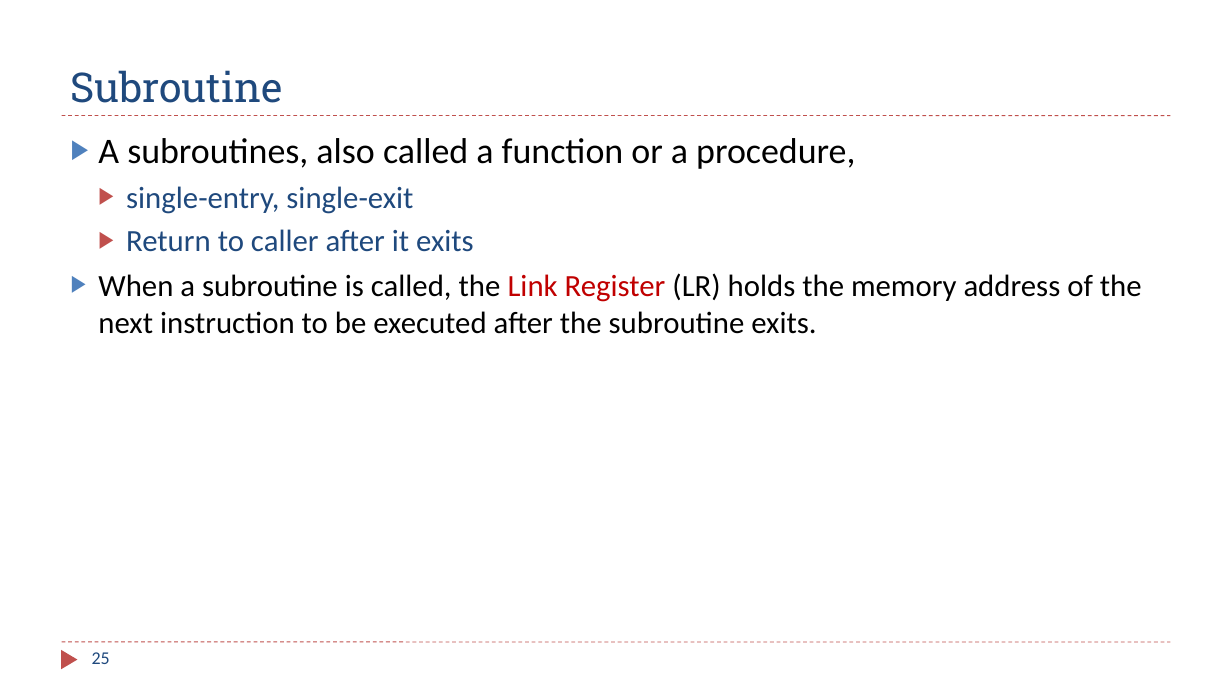
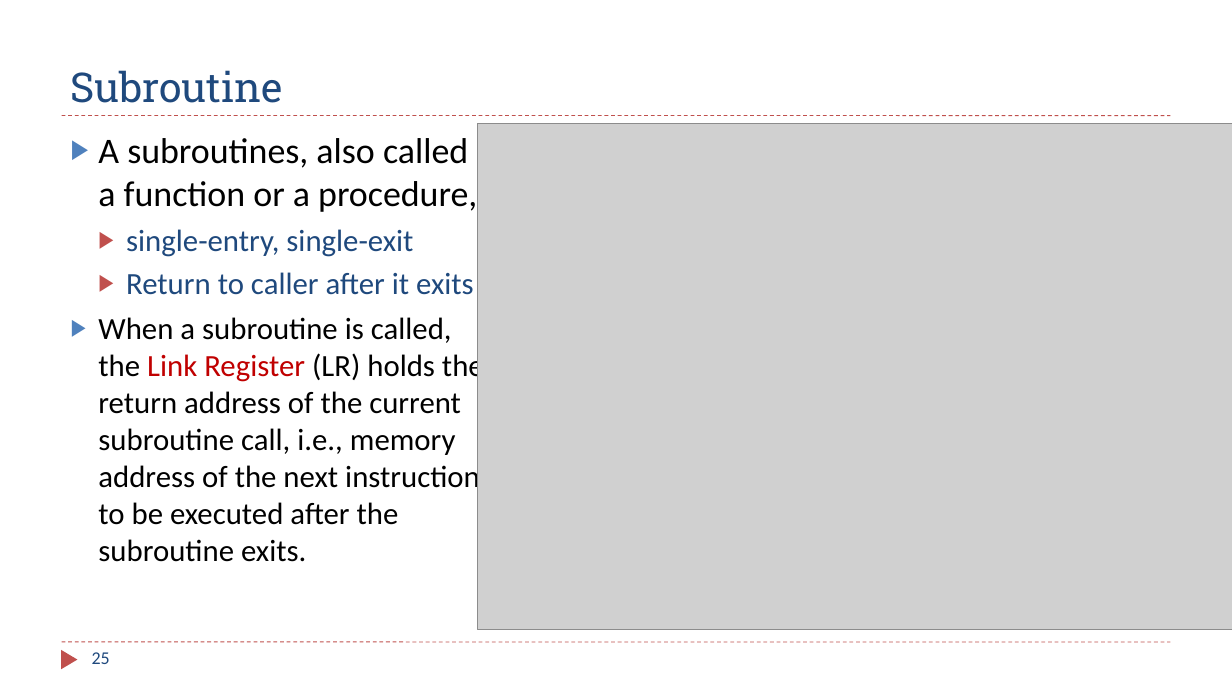
Before and after one commit to guhofstra/CSC111Fa25, a slide deck: slide 25 of PPTs/Ch8_ARM_Subroutines_2_Stack_Perserve_Environment.pptx. Drawn at 1232x693 pixels with LibreOffice and Linux fonts; fonts in the diff are those of the drawing; grey boxes stand for pictures. Boxes give left, top, right and bottom in pixels: in the first picture for what was removed or moved away, otherwise in the second. Text is boxed around its words. In the diff, an @@ line names an element or a change of style, - is before the commit and + after.

```diff
--- a/PPTs/Ch8_ARM_Subroutines_2_Stack_Perserve_Environment.pptx
+++ b/PPTs/Ch8_ARM_Subroutines_2_Stack_Perserve_Environment.pptx
@@ picture added at [478,123,1232,629] @@
@@ text at [98,317,484,562]: text changed @@
-▶ When a subroutine is called, the Link Register (LR) holds the memory address of the next instruction to be executed after the subroutine exits.
+▶ When a subroutine is called, the Link Register (LR) holds the return address of the current subroutine call, i.e., memory address of the next instruction to be executed after the subroutine exits.
```
Also in this commit, not shown: 20 other slides changed, 9 slides added, 13 slides removed, 45 other files.
